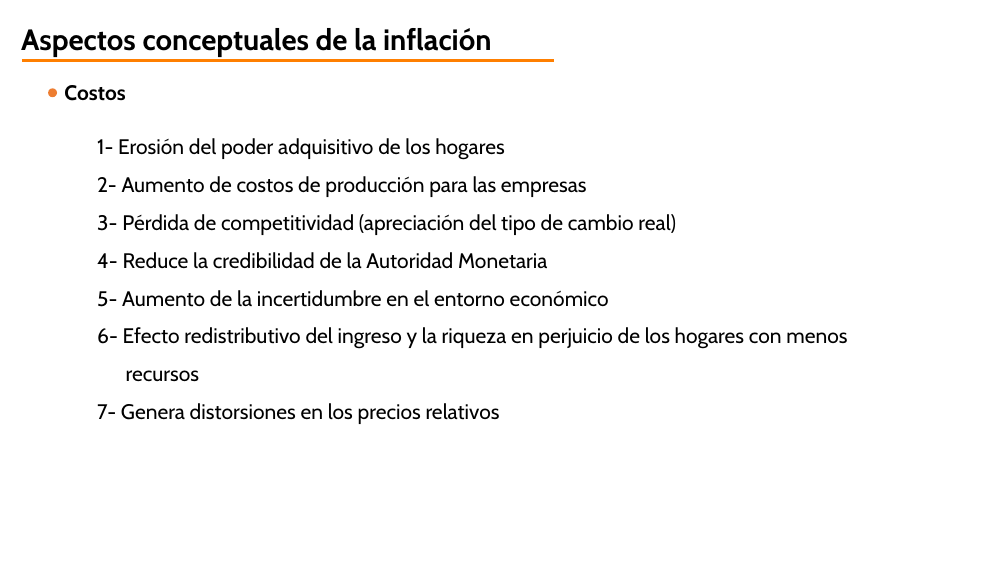
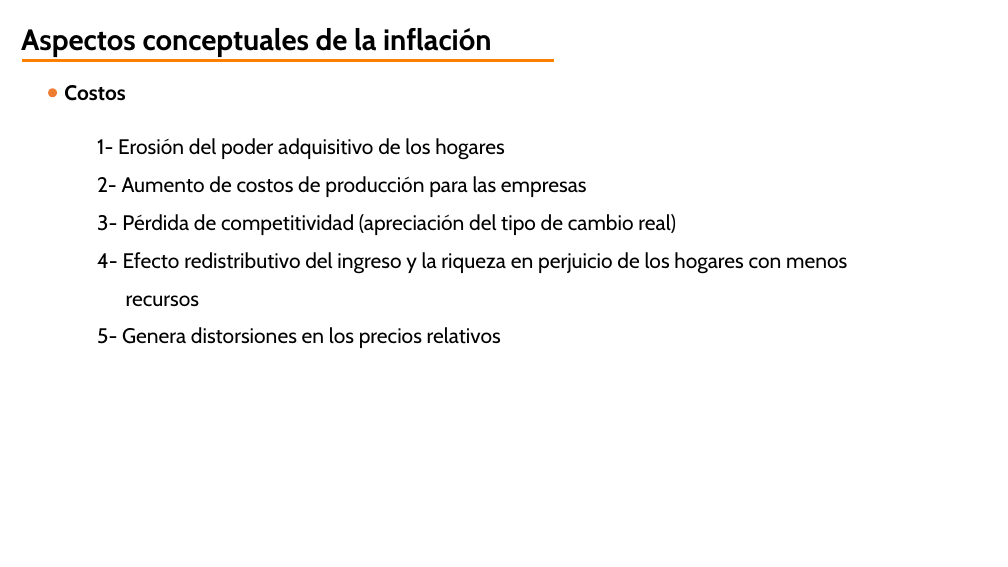
Before and after one commit to jorgeorenos/VAR_estimation, a slide deck: slide 11 of doc/aspectos conceptuales.pptx (slide 5 before the commit). Drawn at 1008x567 pixels with LibreOffice and Linux fonts; fonts in the diff are those of the drawing; background and template pictures are left out. Boxes give left, top, right and bottom in pixels: in the first picture for what was removed or moved away, otherwise in the second. Text is boxed around its words. In the diff, an @@ line names an element or a change of style, - is before the commit and + after.

```diff
--- a/doc/aspectos conceptuales.pptx
+++ b/doc/aspectos conceptuales.pptx
@@ text at [97, 252, 847, 274]: text changed @@
-4- Reduce la credibilidad de la Autoridad Monetaria
-5- Aumento de la incertidumbre en el entorno económico
-6- Efecto redistributivo del ingreso y la riqueza en perjuicio de los hogares con menos
+4- Efecto redistributivo del ingreso y la riqueza en perjuicio de los hogares con menos
@@ text at [97, 327, 501, 348]: text changed @@
-7- Genera distorsiones en los precios relativos
+5- Genera distorsiones en los precios relativos
```
Also in this commit, not shown: 2 other slides changed, 9 slides added, 1 slide removed, 8 other files.
